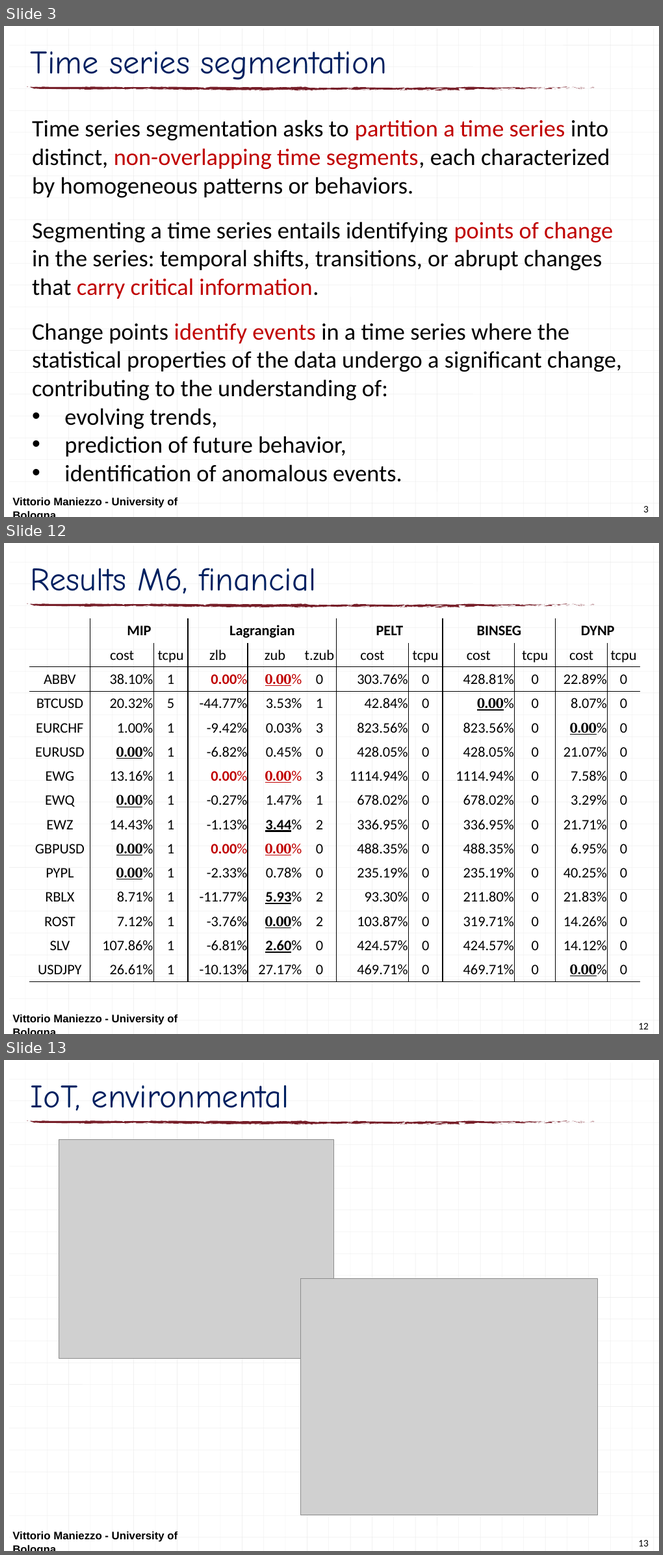
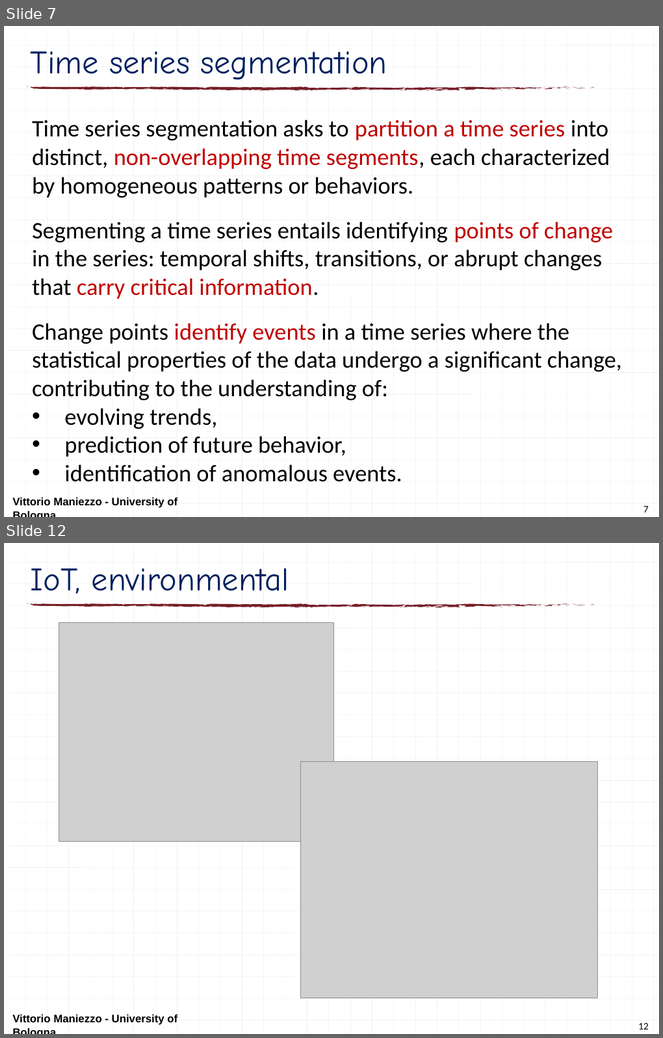
Before and after one commit to maniezzo/segmentation, a slide deck: doc/LION25_F&B/F&Bsegmentation.pptx. Shown one above the other, each under a label of ours: slides 3, 12 and 13 before the commit, slides 7 and 12 after it; the slides between them are not shown. The pictures are 663x1555 and 663x1038 pixels, drawn with LibreOffice and Linux fonts; fonts in the diff are those of the drawing; grey boxes stand for pictures. Boxes give left, top, right and bottom in pixels: in the first picture for what was removed or moved away, otherwise in the second. Text is boxed around its words. In the diff, an @@ line names an element or a change of style, - is before the commit and + after.

```diff
--- a/doc/LION25_F&B/F&Bsegmentation.pptx
+++ b/doc/LION25_F&B/F&Bsegmentation.pptx
@@ slide 12 removed at (x1=4, y1=543, x2=659, y2=1034), background #FFFFFF; not listed: 126 template elements that a slide beside it also shows @@
@@ title removed at (x1=31, y1=568, x2=316, y2=594) @@
-Results M6, financial
@@ table removed at (x1=29, y1=618, x2=640, y2=982), 15 rows, 12 columns @@
- | MIP |  | Lagrangian |  |  | PELT |  | BINSEG |  | DYNP | 
- | cost | tcpu | zlb | zub | t.zub | cost | tcpu | cost | tcpu | cost | tcpu
-ABBV | 38.10% | 1 | 0.00% | 0.00% | 0 | 303.76% | 0 | 428.81% | 0 | 22.89% | 0
-BTCUSD | 20.32% | 5 | -44.77% | 3.53% | 1 | 42.84% | 0 | 0.00% | 0 | 8.07% | 0
-EURCHF | 1.00% | 1 | -9.42% | 0.03% | 3 | 823.56% | 0 | 823.56% | 0 | 0.00% | 0
-EURUSD | 0.00% | 1 | -6.82% | 0.45% | 0 | 428.05% | 0 | 428.05% | 0 | 21.07% | 0
-EWG | 13.16% | 1 | 0.00% | 0.00% | 3 | 1114.94% | 0 | 1114.94% | 0 | 7.58% | 0
-EWQ | 0.00% | 1 | -0.27% | 1.47% | 1 | 678.02% | 0 | 678.02% | 0 | 3.29% | 0
-EWZ | 14.43% | 1 | -1.13% | 3.44% | 2 | 336.95% | 0 | 336.95% | 0 | 21.71% | 0
-GBPUSD | 0.00% | 1 | 0.00% | 0.00% | 0 | 488.35% | 0 | 488.35% | 0 | 6.95% | 0
-PYPL | 0.00% | 1 | -2.33% | 0.78% | 0 | 235.19% | 0 | 235.19% | 0 | 40.25% | 0
-RBLX | 8.71% | 1 | -11.77% | 5.93% | 2 | 93.30% | 0 | 211.80% | 0 | 21.83% | 0
-ROST | 7.12% | 1 | -3.76% | 0.00% | 2 | 103.87% | 0 | 319.71% | 0 | 14.26% | 0
-SLV | 107.86% | 1 | -6.81% | 2.60% | 0 | 424.57% | 0 | 424.57% | 0 | 14.12% | 0
-USDJPY | 26.61% | 1 | -10.13% | 27.17% | 0 | 469.71% | 0 | 469.71% | 0 | 0.00% | 0
@@ text removed at (x1=12, y1=1015, x2=178, y2=1025) @@
-Vittorio Maniezzo - University of Bologna
@@ page number removed at (x1=638, y1=1023, x2=649, y2=1030) @@
-12
@@ what was slide 3 is now slide 7 @@
@@ page number at (x1=644, y1=506, x2=649, y2=513): text changed @@
-3
+7
@@ what was slide 13 is now slide 12 @@
@@ page number at (x1=638, y1=1023, x2=649, y2=1030): text changed @@
-13
+12
```
Also in this commit, not shown: 2 slides changed, 5 slides added, 6 other slides removed.
